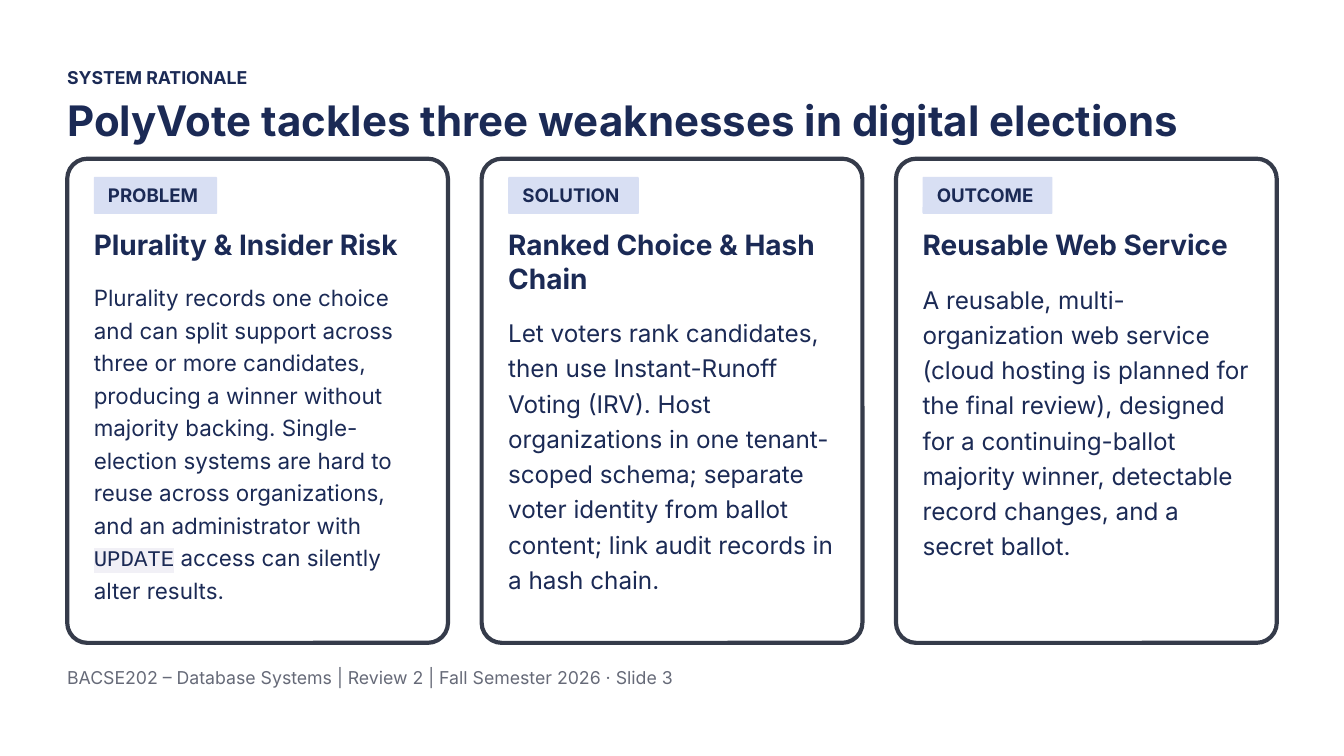
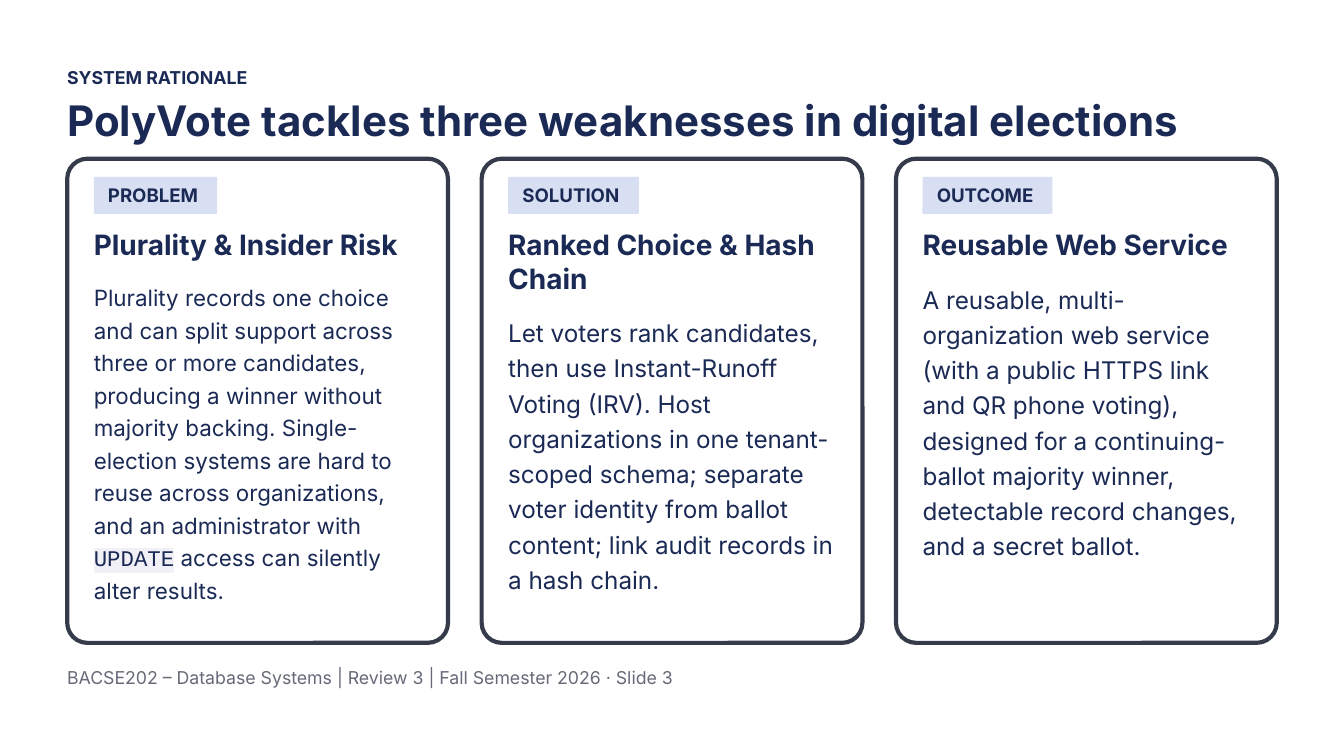
Before and after one commit to Tharakeshtj/polyvote-election-platform, a slide deck: slide 3 of docs/PolyVote_Review3_Final.pptx. Drawn at 1344x756 pixels with LibreOffice and Linux fonts; fonts in the diff are those of the drawing; background and template pictures are left out. Boxes give left, top, right and bottom in pixels: in the first picture for what was removed or moved away, otherwise in the second. Text is boxed around its words. In the diff, an @@ line names an element or a change of style, - is before the commit and + after.

```diff
--- a/docs/PolyVote_Review3_Final.pptx
+++ b/docs/PolyVote_Review3_Final.pptx
@@ text at (923, 291, 1237, 556): text changed @@
-A reusable, multi-organization web service (cloud hosting is planned for the final review), designed for a continuing-ballot majority winner, detectable record changes, and a secret ballot.
+A reusable, multi-organization web service (with a public HTTPS link and QR phone voting), designed for a continuing-ballot majority winner, detectable record changes, and a secret ballot.
@@ text at (67, 671, 673, 688): text changed @@
-BACSE202 – Database Systems | Review 2 | Fall Semester 2026 · Slide 3
+BACSE202 – Database Systems | Review 3 | Fall Semester 2026 · Slide 3
```
Also in this commit, not shown: 18 other slides changed, 3 other files.
